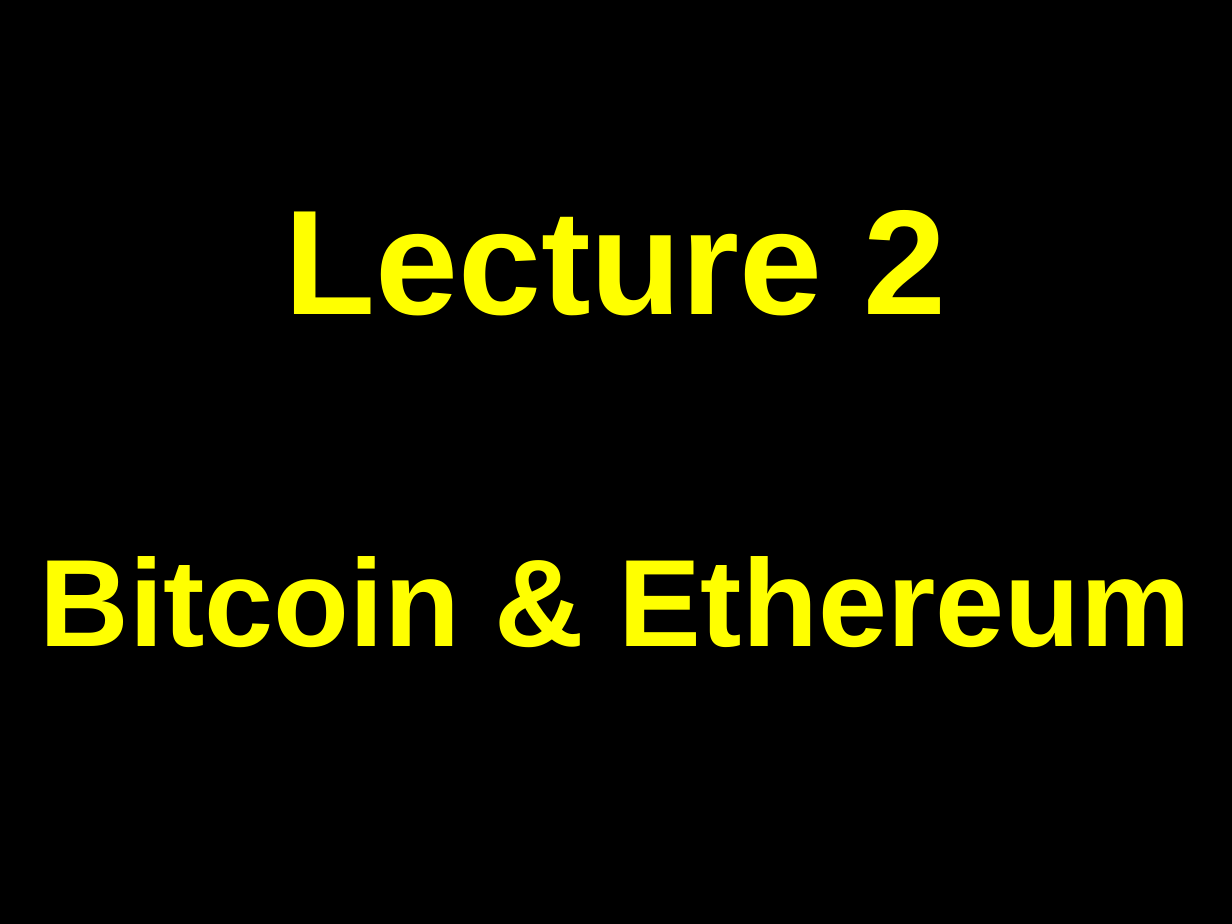
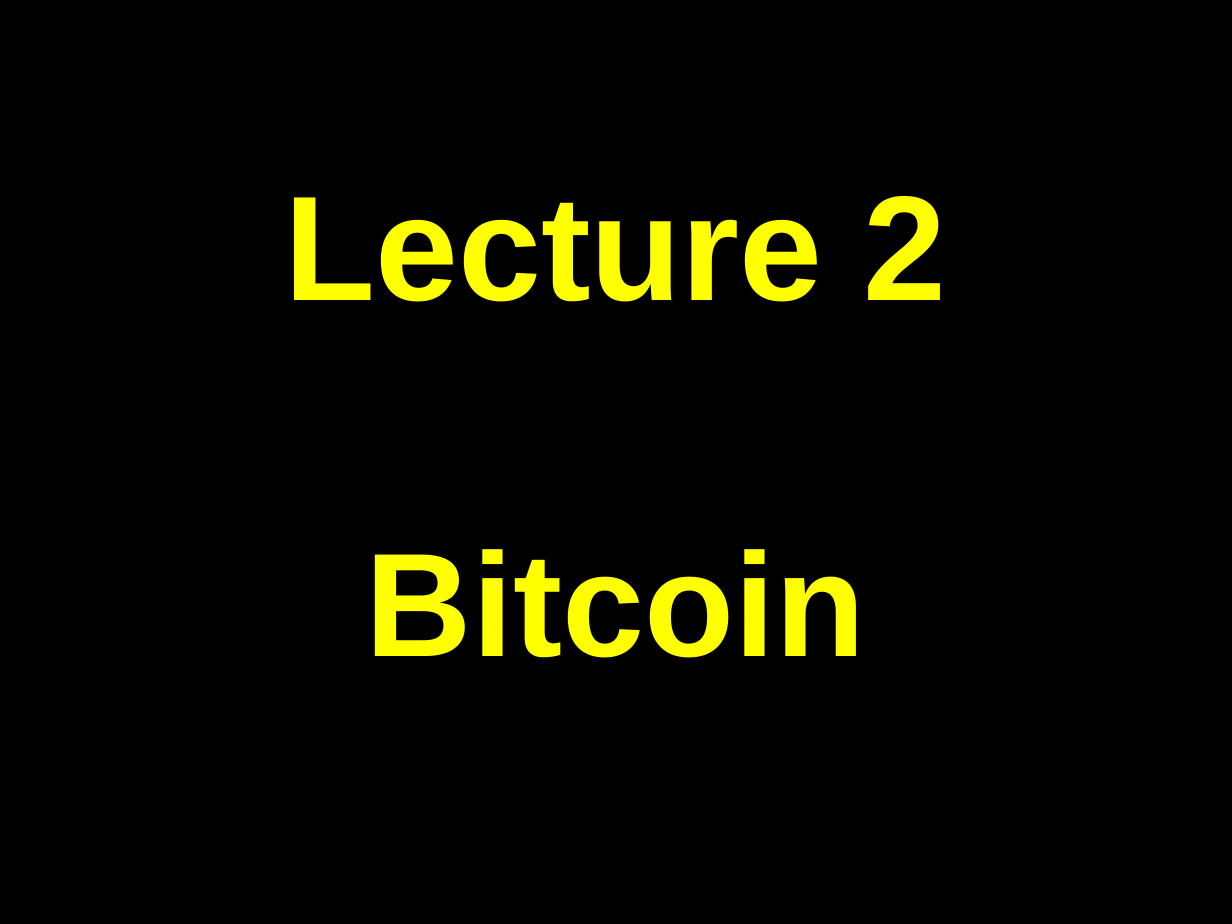
Before and after one commit to tarekbadrshalaan/blockchain-crash-course, a slide deck: slide 1 of lec_2/lec_2.odp. Drawn at 1232x924 pixels with LibreOffice and Linux fonts; fonts in the diff are those of the drawing. Boxes give left, top, right and bottom in pixels: in the first picture for what was removed or moved away, otherwise in the second. Text is boxed around its words. In the diff, an @@ line names an element or a change of style, - is before the commit and + after.

```diff
--- a/lec_2/lec_2.odp
+++ b/lec_2/lec_2.odp
@@ text at (366, 549, 865, 658): text changed; size 80 to 95 pt @@
-Bitcoin & Ethereum
+Bitcoin
```
Also in this commit, not shown: 4 other files.
